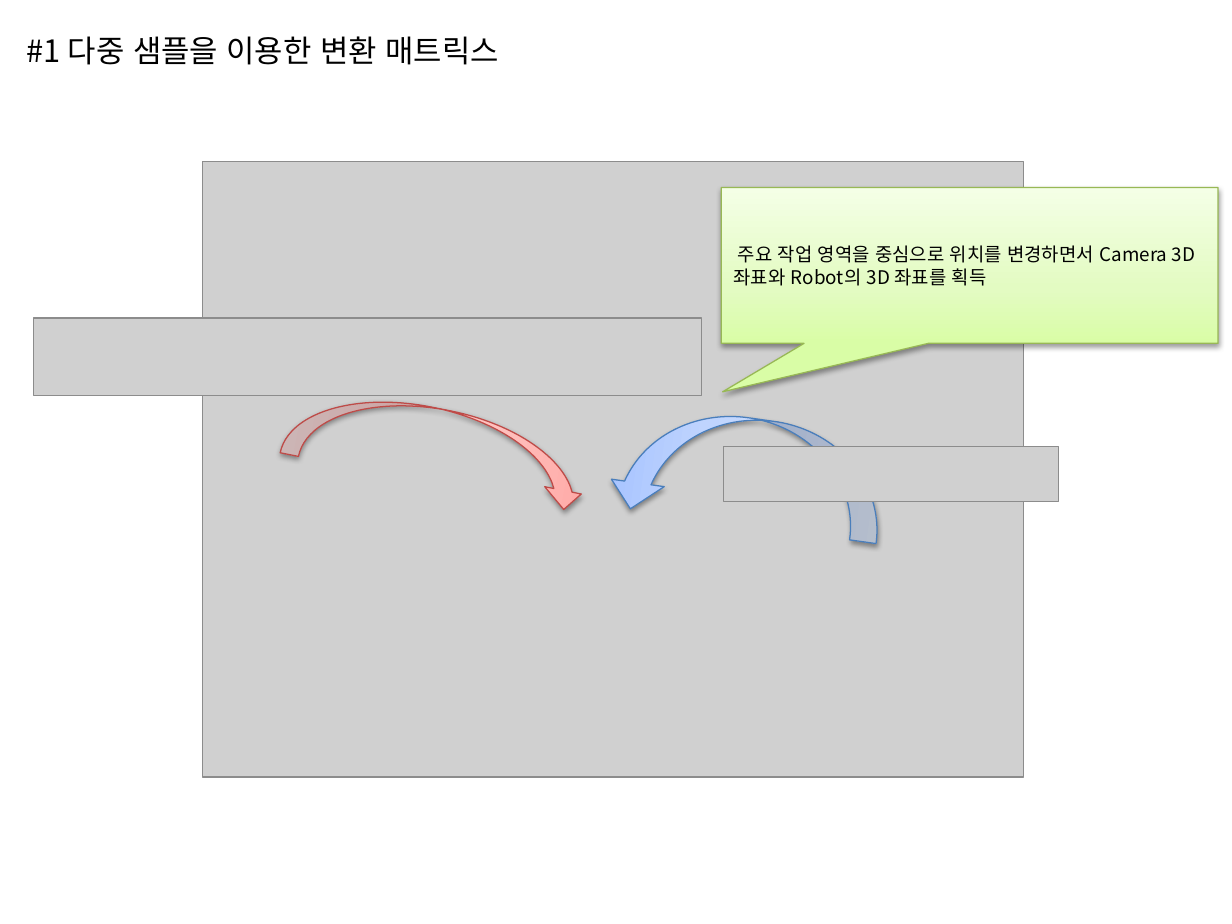
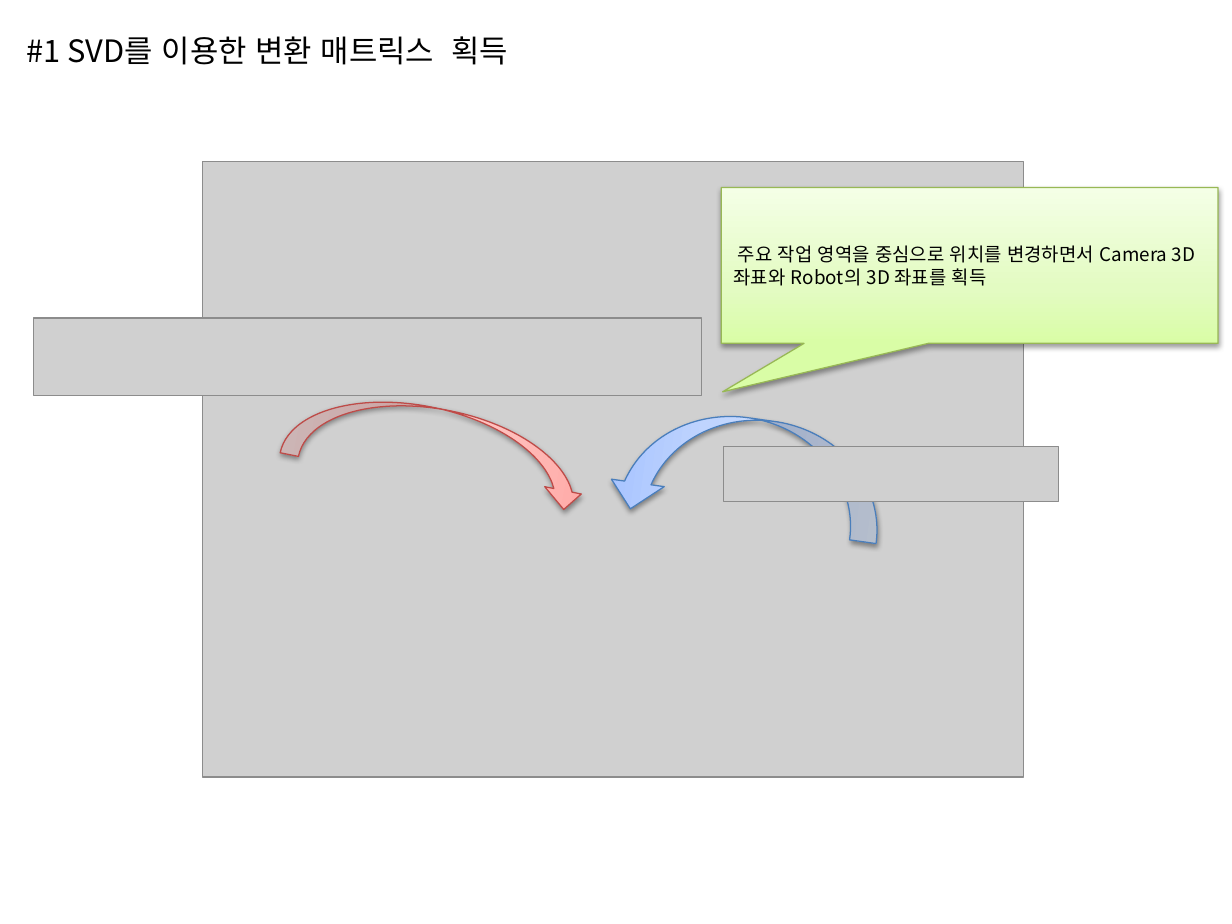
Before and after one commit to vincent841/handeyeCalibration, a slide deck: slide 1 of docs/HandEye Calibration Mid-Report.pptx. Drawn at 1232x924 pixels with LibreOffice and Linux fonts; fonts in the diff are those of the drawing; grey boxes stand for pictures. Boxes give left, top, right and bottom in pixels: in the first picture for what was removed or moved away, otherwise in the second. Text is boxed around its words. In the diff, an @@ line names an element or a change of style, - is before the commit and + after.

```diff
--- a/docs/HandEye Calibration Mid-Report.pptx
+++ b/docs/HandEye Calibration Mid-Report.pptx
@@ text at box(27, 36, 508, 65): text changed @@
-#1 다중 샘플을 이용한 변환 매트릭스
+#1 SVD를 이용한 변환 매트릭스 획득
```
Also in this commit, not shown: 1 other slide changed, 1 other file.
